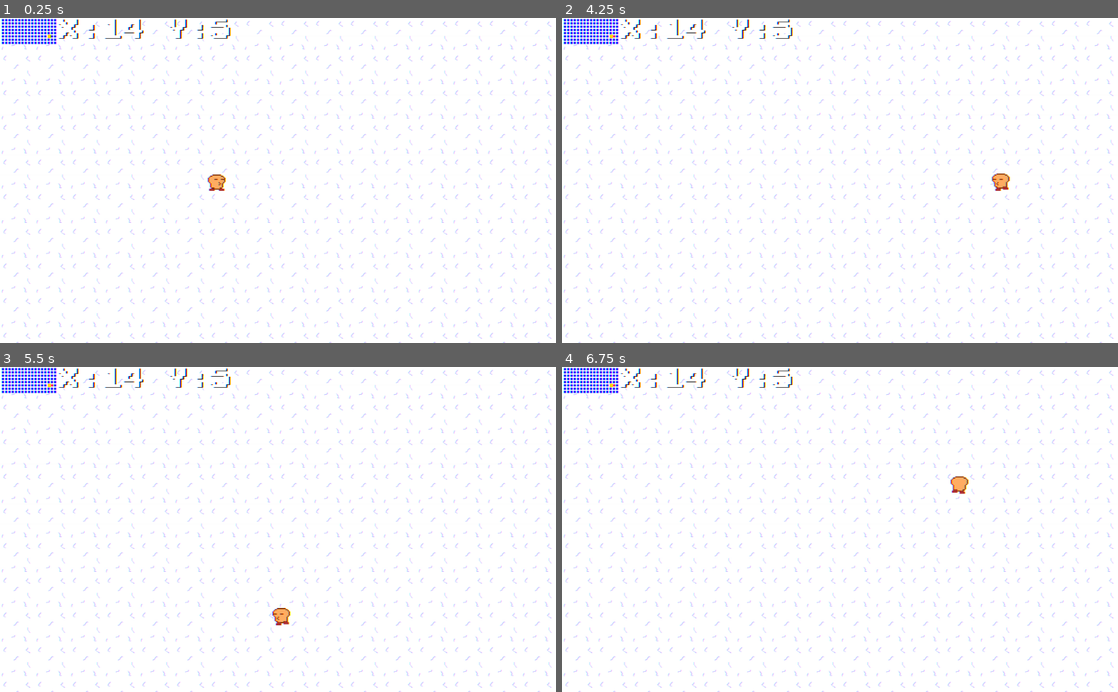
Above: before the commit, frames 1-4 (two rows, left to right).
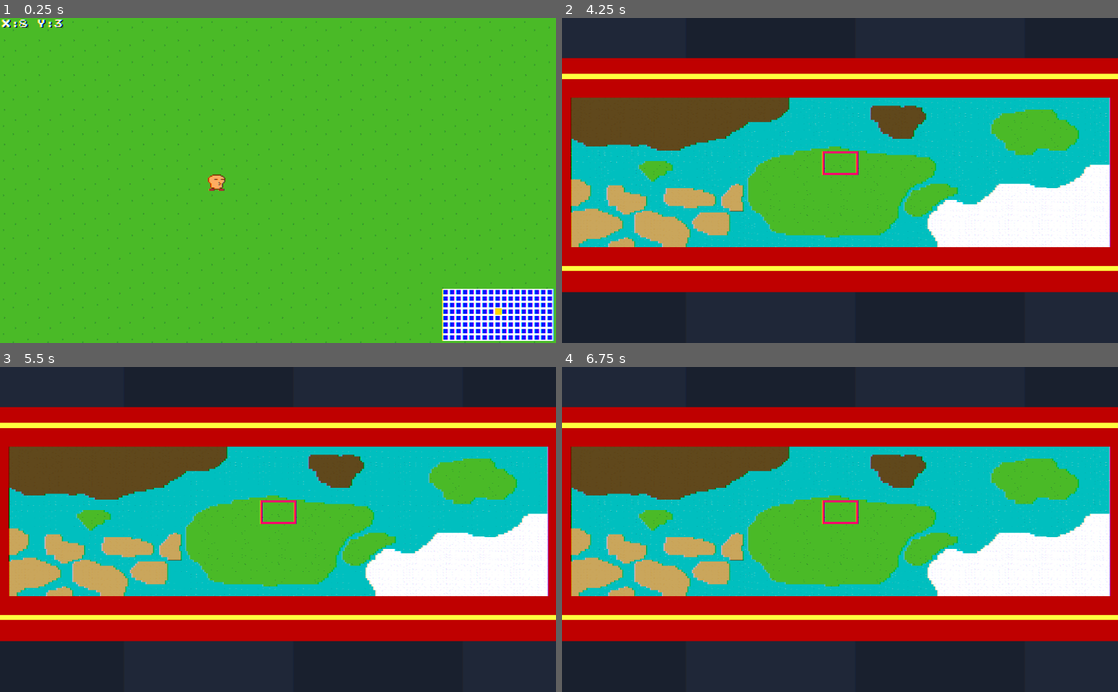
Above: after the commit, the same moments.

Repository: mcerdeira/adventure-game
Game: Godot game, scene res://scenes/Main.tscn
The game is run twice, just before and just after one commit, with the same random seed, the same clock (stepped at 60 frames per second) and the same inputs.
Inputs:
- Up to frame 1 (0.25 s): no input
- Up to frame 2 (4.25 s): tap Enter at 0.5 s; hold Right (right) 0.53-1.28 s; hold C (run) 0.53-1.28 s; hold Down (down) 1.28-2.03 s; tap Z (action1) at 1.35 s; tap C (run) at 1.55, 2.3, 2.85 s; hold Right (right) 2.03-2.78 s; hold X (action2) 2.03-2.78 s; hold Up (up) 2.78-3.53 s; hold Left (left) from 3.53 s (still down); hold C (run) from 3.53 s (still down); tap M (call_map, bound only after the commit) at 4.15 s
- Up to frame 3 (5.5 s): release C (run) at 4.28 s; tap Z (action1) at 4.35 s; tap C (run) at 4.55, 5.3 s; release Left (left) at 5.03 s; hold Down (down) from 5.03 s (still down); hold X (action2) from 5.03 s (still down)
- Up to frame 4 (6.75 s): release Down (down) at 5.78 s; release X (action2) at 5.78 s; hold Right (right) 5.78-6.53 s; tap C (run) at 5.85 s; hold Up (up) from 6.53 s (still down); hold C (run) from 6.53 s (still down)

The runs differ from the first frame. In frame 1, 99% of the frame differs, in the area x 0-100%, y 0-100%; in frame 2, 95%; in frame 3, 95%; in frame 4, 95%.

Commit message:
Maappppppppppp

Diff:
--- /dev/null
+++ b/src/map/MapDesigner.gd
@@ -0,0 +1,7 @@
+extends Node2D
+
+func position_coso():
+	var pos_string = "Map" + str(Global.GLOBAL_POS.x) + str(Global.GLOBAL_POS.y)
+	var map = get_node("ActualMap/" + pos_string)
+	if map:
+		$ActualMap/MapHERE.position = map.position
--- a/src/map/MapDesigner.tscn
+++ b/src/map/MapDesigner.tscn
@@ -1,8 +1,11 @@
-[gd_scene load_steps=138 format=2]
+[gd_scene load_steps=141 format=2]
 
 [ext_resource path="res://map/Map164.tscn" type="PackedScene" id=1]
 [ext_resource path="res://map/Map165.tscn" type="PackedScene" id=2]
 [ext_resource path="res://map/Map166.tscn" type="PackedScene" id=3]
+[ext_resource path="res://map/MapDesigner.gd" type="Script" id=4]
+[ext_resource path="res://map/MapHERE.tscn" type="PackedScene" id=5]
+[ext_resource path="res://art_vault/backgrounds/big_carpet.png" type="Texture" id=6]
 [ext_resource path="res://docs/map.png" type="Texture" id=8]
 [ext_resource path="res://map/Map83.tscn" type="PackedScene" id=13]
 [ext_resource path="res://map/Map73.tscn" type="PackedScene" id=14]
@@ -139,9 +142,15 @@
 [ext_resource path="res://map/Map161.tscn" type="PackedScene" id=145]
 
 [node name="MapDesigner" type="Node2D"]
+script = ExtResource( 4 )
+
+[node name="BigCarpet" type="Sprite" parent="."]
+position = Vector2( 9173, 2592 )
+scale = Vector2( 42.7773, 21.0117 )
+z_index = -4096
+texture = ExtResource( 6 )
 
 [node name="Map" type="Sprite" parent="."]
-visible = false
 position = Vector2( 8696.5, 2394.08 )
 scale = Vector2( 27.2972, 16.7937 )
 z_index = -4096
@@ -420,3 +429,6 @@
 [node name="Map06" parent="ActualMap" instance=ExtResource( 115 )]
 
 [node name="Map07" parent="ActualMap" instance=ExtResource( 117 )]
+
+[node name="MapHERE" parent="ActualMap" instance=ExtResource( 5 )]
+position = Vector2( 8192, 1800 )
--- /dev/null
+++ b/src/map/MapHERE.tscn
@@ -0,0 +1,177 @@
+[gd_scene load_steps=13 format=2]
+
+[ext_resource path="res://art_vault/backgrounds/here.png" type="Texture" id=1]
+[ext_resource path="res://art_vault/backgrounds/dirt_tileset.png" type="Texture" id=3]
+[ext_resource path="res://art_vault/backgrounds/old_dirt_tileset.png" type="Texture" id=4]
+[ext_resource path="res://art_vault/backgrounds/sand_border_tileset.png" type="Texture" id=5]
+[ext_resource path="res://art_vault/backgrounds/dirt_border_tileset.png" type="Texture" id=6]
+[ext_resource path="res://art_vault/backgrounds/snow_tileset.png" type="Texture" id=7]
+[ext_resource path="res://art_vault/backgrounds/grass_border_tileset.png" type="Texture" id=8]
+[ext_resource path="res://art_vault/backgrounds/sand_tileset.png" type="Texture" id=9]
+[ext_resource path="res://art_vault/backgrounds/background0.png" type="Texture" id=10]
+[ext_resource path="res://art_vault/backgrounds/snow_border_tileset.png" type="Texture" id=11]
+[ext_resource path="res://art_vault/backgrounds/old_dirt_border_tileset.png" type="Texture" id=12]
+
+[sub_resource type="TileSet" id=1]
+0/name = "background0.png 0"
+0/texture = ExtResource( 10 )
+0/tex_offset = Vector2( 0, 0 )
+0/modulate = Color( 1, 1, 1, 1 )
+0/region = Rect2( 1, -2, 65, 65 )
+0/tile_mode = 0
+0/occluder_offset = Vector2( 0, 0 )
+0/navigation_offset = Vector2( 0, 0 )
+0/shape_offset = Vector2( 0, 0 )
+0/shape_transform = Transform2D( 1, 0, 0, 1, 0, 0 )
+0/shape_one_way = false
+0/shape_one_way_margin = 0.0
+0/shapes = [  ]
+0/z_index = 0
+1/name = "grass_border_tileset.png 1"
+1/texture = ExtResource( 8 )
+1/tex_offset = Vector2( 0, 0 )
+1/modulate = Color( 1, 1, 1, 1 )
+1/region = Rect2( 0, 0, 64, 81 )
+1/tile_mode = 0
+1/occluder_offset = Vector2( 0, 0 )
+1/navigation_offset = Vector2( 0, 0 )
+1/shape_offset = Vector2( 0, 0 )
+1/shape_transform = Transform2D( 1, 0, 0, 1, 0, 0 )
+1/shape_one_way = false
+1/shape_one_way_margin = 0.0
+1/shapes = [  ]
+1/z_index = 0
+2/name = "sand_tileset.png 2"
+2/texture = ExtResource( 9 )
+2/tex_offset = Vector2( 0, 0 )
+2/modulate = Color( 1, 1, 1, 1 )
+2/region = Rect2( 0, 0, 64, 64 )
+2/tile_mode = 0
+2/occluder_offset = Vector2( 0, 0 )
+2/navigation_offset = Vector2( 0, 0 )
+2/shape_offset = Vector2( 0, 0 )
+2/shape_transform = Transform2D( 1, 0, 0, 1, 0, 0 )
+2/shape_one_way = false
+2/shape_one_way_margin = 0.0
+2/shapes = [  ]
+2/z_index = 0
+3/name = "sand_border_tileset.png 3"
+3/texture = ExtResource( 5 )
+3/tex_offset = Vector2( 0, 0 )
+3/modulate = Color( 1, 1, 1, 1 )
+3/region = Rect2( 0, 0, 63, 81 )
+3/tile_mode = 0
+3/occluder_offset = Vector2( 0, 0 )
+3/navigation_offset = Vector2( 0, 0 )
+3/shape_offset = Vector2( 0, 0 )
+3/shape_transform = Transform2D( 1, 0, 0, 1, 0, 0 )
+3/shape_one_way = false
+3/shape_one_way_margin = 0.0
+3/shapes = [  ]
+3/z_index = 0
+4/name = "snow_tileset.png 4"
+4/texture = ExtResource( 7 )
+4/tex_offset = Vector2( 0, 0 )
+4/modulate = Color( 1, 1, 1, 1 )
+4/region = Rect2( 0, 0, 64, 64 )
+4/tile_mode = 0
+4/occluder_offset = Vector2( 0, 0 )
+4/navigation_offset = Vector2( 0, 0 )
+4/shape_offset = Vector2( 0, 0 )
+4/shape_transform = Transform2D( 1, 0, 0, 1, 0, 0 )
+4/shape_one_way = false
+4/shape_one_way_margin = 0.0
+4/shapes = [  ]
+4/z_index = 0
+5/name = "snow_border_tileset.png 5"
+5/texture = ExtResource( 11 )
+5/tex_offset = Vector2( 0, 0 )
+5/modulate = Color( 1, 1, 1, 1 )
+5/region = Rect2( 0, 0, 65, 82 )
+5/tile_mode = 0
+5/occluder_offset = Vector2( 0, 0 )
+5/navigation_offset = Vector2( 0, 0 )
+5/shape_offset = Vector2( 0, 0 )
+5/shape_transform = Transform2D( 1, 0, 0, 1, 0, 0 )
+5/shape_one_way = false
+5/shape_one_way_margin = 0.0
+5/shapes = [  ]
+5/z_index = 0
+6/name = "dirt_tileset.png 6"
+6/texture = ExtResource( 3 )
+6/tex_offset = Vector2( 0, 0 )
+6/modulate = Color( 1, 1, 1, 1 )
+6/region = Rect2( 0, 0, 64, 64 )
+6/tile_mode = 0
+6/occluder_offset = Vector2( 0, 0 )
+6/navigation_offset = Vector2( 0, 0 )
+6/shape_offset = Vector2( 0, 0 )
+6/shape_transform = Transform2D( 1, 0, 0, 1, 0, 0 )
+6/shape_one_way = false
+6/shape_one_way_margin = 0.0
+6/shapes = [  ]
+6/z_index = 0
+7/name = "dirt_border_tileset.png 7"
+7/texture = ExtResource( 6 )
+7/tex_offset = Vector2( 0, 0 )
+7/modulate = Color( 1, 1, 1, 1 )
+7/region = Rect2( 0, 0, 64, 80 )
+7/tile_mode = 0
+7/occluder_offset = Vector2( 0, 0 )
+7/navigation_offset = Vector2( 0, 0 )
+7/shape_offset = Vector2( 0, 0 )
+7/shape_transform = Transform2D( 1, 0, 0, 1, 0, 0 )
+7/shape_one_way = false
+7/shape_one_way_margin = 0.0
+7/shapes = [  ]
+7/z_index = 0
+8/name = "old_dirt_tileset.png 8"
+8/texture = ExtResource( 4 )
+8/tex_offset = Vector2( 0, 0 )
+8/modulate = Color( 1, 1, 1, 1 )
+8/region = Rect2( 0, 0, 64, 64 )
+8/tile_mode = 0
+8/occluder_offset = Vector2( 0, 0 )
+8/navigation_offset = Vector2( 0, 0 )
+8/shape_offset = Vector2( 0, 0 )
+8/shape_transform = Transform2D( 1, 0, 0, 1, 0, 0 )
+8/shape_one_way = false
+8/shape_one_way_margin = 0.0
+8/shapes = [  ]
+8/z_index = 0
+9/name = "old_dirt_border_tileset.png 9"
+9/texture = ExtResource( 12 )
+9/tex_offset = Vector2( 0, 0 )
+9/modulate = Color( 1, 1, 1, 1 )
+9/region = Rect2( 0, 0, 65, 80 )
+9/tile_mode = 0
+9/occluder_offset = Vector2( 0, 0 )
+9/navigation_offset = Vector2( 0, 0 )
+9/shape_offset = Vector2( 0, 0 )
+9/shape_transform = Transform2D( 1, 0, 0, 1, 0, 0 )
+9/shape_one_way = false
+9/shape_one_way_margin = 0.0
+9/shapes = [  ]
+9/z_index = 0
+10/name = "here.png 10"
+10/texture = ExtResource( 1 )
+10/tex_offset = Vector2( 0, 0 )
+10/modulate = Color( 1, 1, 1, 1 )
+10/region = Rect2( 0, 0, 64, 65 )
+10/tile_mode = 0
+10/occluder_offset = Vector2( 0, 0 )
+10/navigation_offset = Vector2( 0, 0 )
+10/shape_offset = Vector2( 0, 0 )
+10/shape_transform = Transform2D( 1, 0, 0, 1, 0, 0 )
+10/shape_one_way = false
+10/shape_one_way_margin = 0.0
+10/shapes = [  ]
+10/z_index = 0
+
+[node name="MapHERE" type="Node2D"]
+
+[node name="LayerTop" type="TileMap" parent="."]
+z_index = -4095
+tile_set = SubResource( 1 )
+format = 1
+tile_data = PoolIntArray( -1, 10, 0, -65536, 10, 0, -65535, 10, 0, -65534, 10, 0, -65533, 10, 0, -65532, 10, 0, -65531, 10, 0, -65530, 10, 0, -65529, 10, 0, -65528, 10, 0, -65527, 10, 0, -65526, 10, 0, -65525, 10, 0, -65524, 10, 0, -65523, 10, 0, -65522, 10, 0, -65521, 10, 0, -65520, 10, 0, 65535, 10, 0, 16, 10, 0, 131071, 10, 0, 65552, 10, 0, 196607, 10, 0, 131088, 10, 0, 262143, 10, 0, 196624, 10, 0, 327679, 10, 0, 262160, 10, 0, 393215, 10, 0, 327696, 10, 0, 458751, 10, 0, 393232, 10, 0, 524287, 10, 0, 458768, 10, 0, 589823, 10, 0, 524304, 10, 0, 655359, 10, 0, 589840, 10, 0, 720895, 10, 0, 655360, 10, 0, 655361, 10, 0, 655362, 10, 0, 655363, 10, 0, 655364, 10, 0, 655365, 10, 0, 655366, 10, 0, 655367, 10, 0, 655368, 10, 0, 655369, 10, 0, 655370, 10, 0, 655371, 10, 0, 655372, 10, 0, 655373, 10, 0, 655374, 10, 0, 655375, 10, 0, 655376, 10, 0 )
--- a/src/project.godot
+++ b/src/project.godot
@@ -100,6 +100,11 @@
 "events": [ Object(InputEventKey,"resource_local_to_scene":false,"resource_name":"","device":0,"alt":false,"shift":false,"control":false,"meta":false,"command":false,"pressed":false,"scancode":0,"physical_scancode":67,"unicode":0,"echo":false,"script":null)
  ]
 }
+call_map={
+"deadzone": 0.5,
+"events": [ Object(InputEventKey,"resource_local_to_scene":false,"resource_name":"","device":0,"alt":false,"shift":false,"control":false,"meta":false,"command":false,"pressed":false,"scancode":0,"physical_scancode":77,"unicode":0,"echo":false,"script":null)
+ ]
+}
 
 [physics]
 
--- a/src/scenes/Main.gd
+++ b/src/scenes/Main.gd
@@ -2,6 +2,14 @@
 
 func _ready():
 	LoadSceneFromPosition()
+	$CanvasLayer/MapDesigner.visible = false
+
+func _physics_process(delta):
+	var call_map = Input.is_action_just_pressed("call_map")
+	if(call_map):
+		$CanvasLayer/MiniMap.visible = $CanvasLayer/MapDesigner.visible
+		$CanvasLayer/MapDesigner.position_coso()
+		$CanvasLayer/MapDesigner.visible = !$CanvasLayer/MapDesigner.visible
 
 func change_map(dir):
 	if dir == "L":
--- a/src/scenes/Main.tscn
+++ b/src/scenes/Main.tscn
@@ -6,6 +6,7 @@
 [ext_resource path="res://scenes/LimitChecker.tscn" type="PackedScene" id=4]
 [ext_resource path="res://fonts/prstartk.ttf" type="DynamicFontData" id=5]
 [ext_resource path="res://scenes/MiniMap.tscn" type="PackedScene" id=6]
+[ext_resource path="res://map/MapDesigner.tscn" type="PackedScene" id=7]
 
 [sub_resource type="Shader" id=1]
 code = "shader_type canvas_item;
@@ -34,7 +35,6 @@
 shader_param/amount = 0.1
 
 [sub_resource type="DynamicFont" id=3]
-size = 40
 font_data = ExtResource( 5 )
 
 [node name="Main" type="Node2D"]
@@ -42,15 +42,20 @@
 
 [node name="CanvasLayer" type="CanvasLayer" parent="."]
 
+[node name="MapDesigner" parent="CanvasLayer" instance=ExtResource( 7 )]
+position = Vector2( 17, 147 )
+scale = Vector2( 0.057, 0.057 )
+
+[node name="MiniMap" parent="CanvasLayer" instance=ExtResource( 6 )]
+position = Vector2( 821, 506 )
+scale = Vector2( 2, 2 )
+
 [node name="ChromaticAbrr" type="ColorRect" parent="CanvasLayer"]
 material = SubResource( 2 )
-margin_left = -600.0
-margin_top = -320.0
-margin_right = 1509.0
-margin_bottom = 924.0
-
-[node name="MiniMap" parent="." instance=ExtResource( 6 )]
-position = Vector2( 6, 4 )
+margin_left = -395.0
+margin_top = -290.0
+margin_right = 1714.0
+margin_bottom = 954.0
 
 [node name="player" parent="." instance=ExtResource( 2 )]
 position = Vector2( 399, 303 )
@@ -70,18 +75,18 @@
 dir = "D"
 
 [node name="lbl_coordinates2" type="Label" parent="."]
-margin_left = 109.0
-margin_top = 3.0
-margin_right = 519.0
-margin_bottom = 43.0
+margin_left = 6.0
+margin_top = 4.0
+margin_right = 416.0
+margin_bottom = 44.0
 custom_colors/font_color = Color( 0, 0, 0, 1 )
 custom_fonts/font = SubResource( 3 )
 text = "MAP"
 
 [node name="lbl_coordinates" type="Label" parent="."]
-margin_left = 107.0
-margin_top = 2.0
-margin_right = 517.0
-margin_bottom = 42.0
+margin_left = 4.0
+margin_top = 3.0
+margin_right = 414.0
+margin_bottom = 43.0
 custom_fonts/font = SubResource( 3 )
 text = "MAP"
--- a/src/scenes/MiniMap.gd
+++ b/src/scenes/MiniMap.gd
@@ -1,4 +1,11 @@
 extends Node2D
+var go_alpha = false
+
+func _physics_process(delta):
+	if go_alpha:
+		modulate.a = lerp(modulate.a, 0.1, 0.1)
+	else:
+		modulate.a = lerp(modulate.a, 1, 0.1)
 
 func _ready():
 	var pos_string
@@ -13,3 +20,12 @@
 	pos_string = "cell" + str(Global.GLOBAL_POS.x) + str(Global.GLOBAL_POS.y)
 	cell = get_node(pos_string)
 	cell.animation = "here"
+
+
+func _on_area_body_entered(body):
+	if body.is_in_group("players"):
+		go_alpha = true
+
+func _on_area_body_exited(body):
+	if body.is_in_group("players"):
+		go_alpha = false
--- a/src/scenes/MiniMap.tscn
+++ b/src/scenes/MiniMap.tscn
@@ -23,6 +23,9 @@
 "speed": 5.0
 } ]
 
+[sub_resource type="RectangleShape2D" id=2]
+extents = Vector2( 58.5, 30.5 )
+
 [node name="MiniMap" type="Node2D"]
 script = ExtResource( 4 )
 
@@ -568,3 +571,12 @@
 [node name="cell167" type="AnimatedSprite" parent="."]
 position = Vector2( 96, 42 )
 frames = SubResource( 1 )
+
+[node name="area" type="Area2D" parent="."]
+
+[node name="collider" type="CollisionShape2D" parent="area"]
+position = Vector2( 48.5, 20.5 )
+shape = SubResource( 2 )
+
+[connection signal="body_entered" from="area" to="." method="_on_area_body_entered"]
+[connection signal="body_exited" from="area" to="." method="_on_area_body_exited"]
--- a/src/scenes/player.gd
+++ b/src/scenes/player.gd
@@ -28,7 +28,7 @@
 		base_speed = Global.speed / 1.3
 
 	if run:
-		base_speed *= 10#2
+		base_speed *= 2.3
 
 	if left:
 		movement.x = -base_speed / Global.slow_down
--- a/src/scripts/Global.gd
+++ b/src/scripts/Global.gd
@@ -35,8 +35,8 @@
 	Input.set_mouse_mode(Input.MOUSE_MODE_VISIBLE)
 
 func boot_strap_game():
-	GLOBAL_POS.x = 14 #8
-	GLOBAL_POS.y = 5 #3
+	GLOBAL_POS.x = 8
+	GLOBAL_POS.y = 3
 	custom_cursor()
 	speed = 150.0
 	slow_down = 1
Binary file added: src/art_vault/backgrounds/big_carpet.png
Not shown, added: src/art_vault/backgrounds/big_carpet.png.import
Binary file added: src/art_vault/backgrounds/here.png
Not shown, added: src/art_vault/backgrounds/here.png.import
Not shown: 1 places in src/scenes/Main.tscn that only renumber resources
Not shown: 1 places in src/scenes/MiniMap.tscn that only renumber resources
